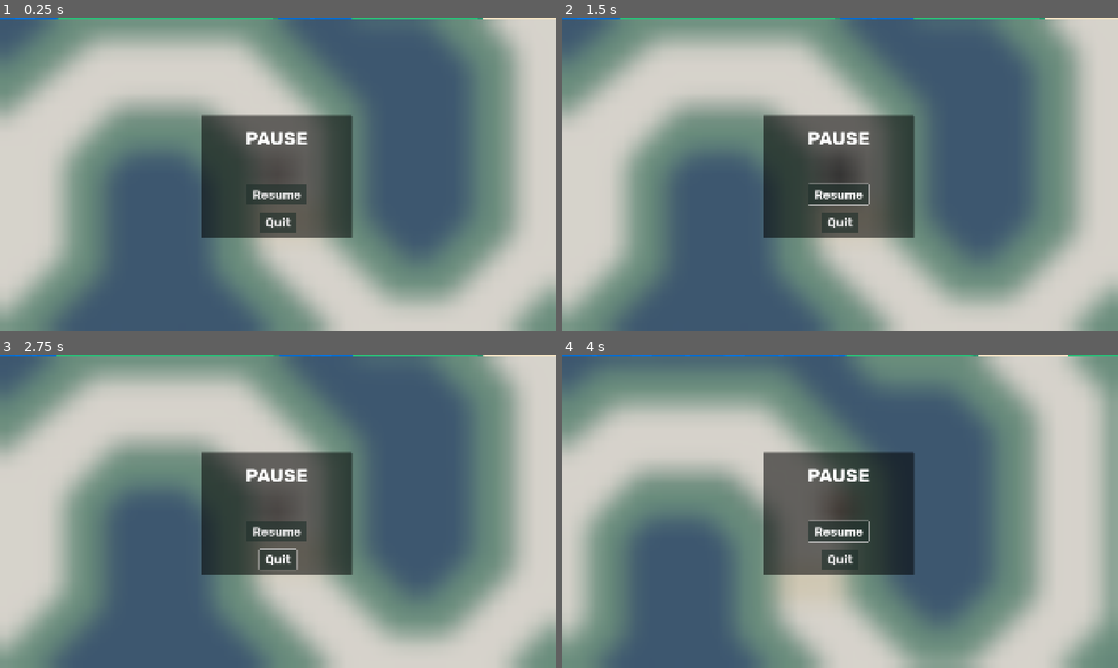
Above: before the commit, frames 1-4 (two rows, left to right).
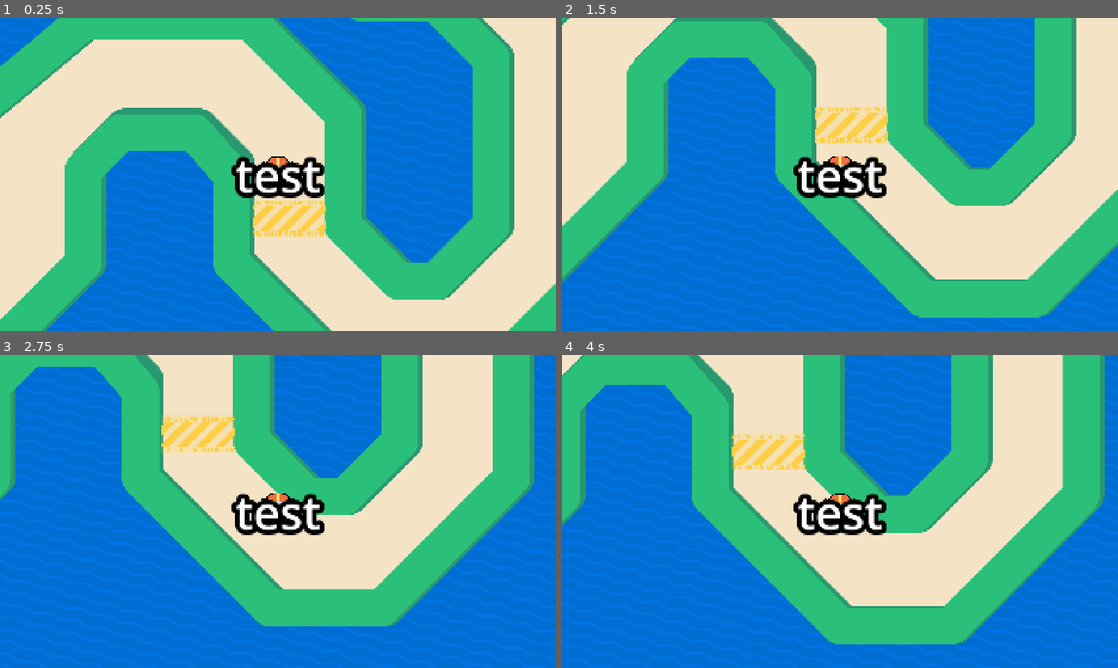
Above: after the commit, the same moments.

Repository: iListenToSludge/M9-Top-Down-Movement
Game: Godot game, scene res://game.tscn
The game is run twice, just before and just after one commit, with the same random seed, the same clock (stepped at 60 frames per second) and the same inputs.
Inputs (mouse positions are in pixels of both pictures, inside the frame that each line leads up to):
- Up to frame 1 (0.25 s): no input
- Up to frame 2 (1.5 s): click (840, 193) at 0.5 s, where only the run before the commit has a clickable "Resume"; tap Enter at 1.25 s; move the mouse to (962, 158) at 1.27 s; hold Right (move_right) from 1.28 s (still down); tap Z at 1.35 s; click (962, 158) at 1.42 s
- Up to frame 3 (2.75 s): tap Space at 1.52, 2.27 s; move the mouse to (166, 527) at 2.02 s; release Right (move_right) at 2.03 s; hold Down (move_down) from 2.03 s (still down); tap Z at 2.1 s; click (166, 527) at 2.17 s
- Up to frame 4 (4 s): move the mouse to (895, 442) at 2.77 s; release Down (move_down) at 2.78 s; hold Right (move_right) 2.78-3.53 s; tap Z at 2.85, 3.6 s; click (895, 442) at 2.92 s; move the mouse to (812, 574) at 3.52 s; hold Up (move_up) from 3.53 s (still down); click (812, 574) at 3.67 s; tap Space at 3.77 s

The runs differ from the first frame. In frame 1, 99% of the frame differs, in the area x 0-100%, y 0-100%; in frame 2, 100%; in frame 3, 100%; in frame 4, 100%.
Error after the commit: Parse Error: Could not find type "Runner" in the current scope. (res://game.gd:4)

Commit message:
finished m9 l12

Diff:
--- /dev/null
+++ b/assets/runner/bouncer.gd
@@ -0,0 +1,32 @@
+extends CharacterBody2D
+
+@export var max_speed := 600.0
+@export var acceleration := 1200.0
+@export var deceleration := 1080.0
+@onready var runner_visual: RunnerVisual = %RunnerVisualPurple
+@onready var dust: GPUParticles2D = %Dust
+
+func _physics_process(delta: float) -> void:
+	var direction := Input.get_vector("move_left", "move_right", "move_up", "move_down")
+	var has_input_direction := direction.length() > 0.0
+	if has_input_direction:
+		var desired_velocity := direction * max_speed
+		velocity = velocity.move_toward(desired_velocity, acceleration * delta)
+	else:
+		velocity = velocity.move_toward(Vector2.ZERO, deceleration * delta)
+
+	move_and_slide()
+
+	if direction.length() > 0.0:
+		runner_visual.angle = rotate_toward(runner_visual.angle, direction.orthogonal().angle(), 8.0 * delta)
+
+		var current_speed_percent := velocity.length() / max_speed
+		runner_visual.animation_name = (
+			RunnerVisual.Animations.WALK
+			if current_speed_percent < 0.8
+			else RunnerVisual.Animations.RUN
+		)
+		dust.emitting = true
+	else:
+		runner_visual.animation_name = RunnerVisual.Animations.IDLE
+		dust.emitting = false
--- /dev/null
+++ b/bouncer.tscn
@@ -0,0 +1,77 @@
+[gd_scene load_steps=14 format=3 uid="uid://b8pcidnvwyfnx"]
+
+[ext_resource type="Script" uid="uid://dvroxk1oq42wn" path="res://runner.gd" id="1_12ok7"]
+[ext_resource type="Texture2D" uid="uid://dbcmxo51msi8m" path="res://assets/runner/shadow.png" id="2_8aidq"]
+[ext_resource type="Texture2D" uid="uid://bkq3gfbp5fwqx" path="res://assets/circle_64x64.png" id="3_cpvk2"]
+[ext_resource type="PackedScene" uid="uid://hjn4sr1lgmmx" path="res://assets/runner/runner_visual_purple.tscn" id="4_8aidq"]
+[ext_resource type="Shader" uid="uid://bwhexggpo0snf" path="res://assets/character_contour.gdshader" id="5_w2htc"]
+
+[sub_resource type="CircleShape2D" id="CircleShape2D_f7b3c"]
+radius = 23.0
+
+[sub_resource type="Curve" id="Curve_vk5uk"]
+_data = [Vector2(0.010958895, 1), 0.0, 0.0, 0, 0, Vector2(0.79452056, 1), 0.0, 0.0, 0, 0, Vector2(1, 0), 0.0, 0.0, 0, 0]
+point_count = 3
+
+[sub_resource type="CurveTexture" id="CurveTexture_6v1ry"]
+curve = SubResource("Curve_vk5uk")
+
+[sub_resource type="Curve" id="Curve_iwbjd"]
+_data = [Vector2(0, 0), 0.0, 0.0, 0, 0, Vector2(1, 1), 0.0, 0.0, 0, 0]
+point_count = 2
+
+[sub_resource type="CurveTexture" id="CurveTexture_paush"]
+curve = SubResource("Curve_iwbjd")
+
+[sub_resource type="ParticleProcessMaterial" id="ParticleProcessMaterial_vhleq"]
+particle_flag_disable_z = true
+gravity = Vector3(0, -10, 0)
+scale_min = 0.5
+scale_max = 0.7
+scale_curve = SubResource("CurveTexture_paush")
+alpha_curve = SubResource("CurveTexture_6v1ry")
+
+[sub_resource type="ShaderMaterial" id="ShaderMaterial_44hxy"]
+shader = ExtResource("5_w2htc")
+shader_parameter/viewport_scale = Vector2(1, 1)
+shader_parameter/line_color = Color(0, 0, 0, 1)
+shader_parameter/line_thickness = 4.0
+
+[sub_resource type="ViewportTexture" id="ViewportTexture_vk5uk"]
+viewport_path = NodePath("SubViewport")
+
+[node name="Bouncer" type="CharacterBody2D"]
+motion_mode = 1
+script = ExtResource("1_12ok7")
+
+[node name="Sprite2D" type="Sprite2D" parent="."]
+modulate = Color(0, 0, 0, 0.15686275)
+position = Vector2(1, 34)
+scale = Vector2(0.45312497, 0.453125)
+texture = ExtResource("2_8aidq")
+
+[node name="CollisionShape2D" type="CollisionShape2D" parent="."]
+position = Vector2(0, 12)
+shape = SubResource("CircleShape2D_f7b3c")
+
+[node name="Camera2D" type="Camera2D" parent="."]
+
+[node name="Dust" type="GPUParticles2D" parent="."]
+unique_name_in_owner = true
+position = Vector2(0, 11)
+emitting = false
+texture = ExtResource("3_cpvk2")
+process_material = SubResource("ParticleProcessMaterial_vhleq")
+
+[node name="SubViewport" type="SubViewport" parent="."]
+transparent_bg = true
+size = Vector2i(124, 150)
+
+[node name="RunnerVisualPurple" parent="SubViewport" instance=ExtResource("4_8aidq")]
+unique_name_in_owner = true
+position = Vector2(62, 120)
+scale = Vector2(0.5, 0.5)
+
+[node name="Sprite2D2" type="Sprite2D" parent="."]
+material = SubResource("ShaderMaterial_44hxy")
+texture = SubResource("ViewportTexture_vk5uk")
--- a/pause_screen.gd
+++ b/pause_screen.gd
@@ -1,10 +1,26 @@
+@tool
 extends Control
 
+@export_range(0.1, 10.0, 0.01, "or_greater") var animation_duration := 2.3
+var tween: Tween
+var is_currently_opening := false
 
 @onready var blur_color_rect: ColorRect = %BlurColorRect
 @onready var ui_panel_container: PanelContainer = %UIPanelContainer
+@onready var resume_button: Button = %ResumeButton
+@onready var quit_button: Button = %QuitButton
+
 @export_range(0, 1.0) var menu_opened_amount := 0.0:
 	set = set_menu_opened_amount
+
+func _ready() -> void:
+	if Engine.is_editor_hint():
+		return
+
+	menu_opened_amount = 0.0
+
+	resume_button.pressed.connect(toggle)
+	quit_button.pressed.connect(get_tree().quit)
 
 func set_menu_opened_amount(amount: float) -> void:
 	menu_opened_amount = amount
@@ -14,3 +30,27 @@
 	blur_color_rect.material.set_shader_parameter("blur_amount", lerp(0.0, 1.5, amount))
 	blur_color_rect.material.set_shader_parameter("saturation", lerp(1.0, 0.3, amount))
 	ui_panel_container.modulate.a = amount
+
+func toggle() -> void:
+	# Switch the flag to the opposite value
+	is_currently_opening = not is_currently_opening
+
+	var duration := animation_duration
+	# If there's a tween, and it is animating, we want to kill it.
+	# This stops the previous animation.
+	if tween != null:
+		if not is_currently_opening:
+
+			duration = tween.get_total_elapsed_time()
+		tween.kill()
+
+	tween = create_tween()
+	tween.set_ease(Tween.EASE_OUT)
+	tween.set_trans(Tween.TRANS_QUART)
+
+	var target_amount := 1.0 if is_currently_opening else 0.0
+	tween.tween_property(self, "menu_opened_amount", target_amount, duration)
+
+func _input(event: InputEvent) -> void:
+	if event.is_action_pressed("ui_cancel"):
+		toggle()
--- a/pause_screen.tscn
+++ b/pause_screen.tscn
@@ -51,6 +51,7 @@
 script = ExtResource("2_rbgr5")
 
 [node name="BlurColorRect" type="ColorRect" parent="."]
+unique_name_in_owner = true
 material = SubResource("ShaderMaterial_vef74")
 layout_mode = 1
 anchors_preset = 15
@@ -62,6 +63,7 @@
 grow_vertical = 2
 
 [node name="UIPanelContainer" type="PanelContainer" parent="."]
+unique_name_in_owner = true
 layout_mode = 1
 anchors_preset = 8
 anchor_left = 0.5
@@ -93,11 +95,13 @@
 layout_mode = 2
 
 [node name="ResumeButton" type="Button" parent="UIPanelContainer/VBoxContainer/CenterContainer/VBoxContainer"]
+unique_name_in_owner = true
 layout_mode = 2
 size_flags_horizontal = 4
 text = "Resume"
 
 [node name="QuitButton" type="Button" parent="UIPanelContainer/VBoxContainer/CenterContainer/VBoxContainer/ResumeButton"]
+unique_name_in_owner = true
 layout_mode = 0
 offset_left = 44.0
 offset_top = 96.0
--- a/runner.gd
+++ b/runner.gd
@@ -1,53 +1,34 @@
-class_name Runner
 extends CharacterBody2D
-signal walked_to
 
+## The top speed that the runner can achieve
+@export var max_speed := 600.0
+## How much speed is added per second when the player presses a movement key
+@export var acceleration := 1200.0
 
-@onready var _runner_visual: RunnerVisual = %RunnerVisualRed
-@onready var dust: GPUParticles2D = %Dust
-
-@export var max_speed := 600.0
-@export var acceleration := 1200.0
-@export var deceleration := 1080.0
-
-
-func walk_to(destination_global_position: Vector2) -> void:
-	var direction := global_position.direction_to(destination_global_position)
-	_runner_visual.angle = direction.orthogonal().angle()
-	_runner_visual.animation_name = RunnerVisual.Animations.WALK
-	dust.emitting = true
-	var distance := global_position.distance_to(destination_global_position)
-	var _duration :=  distance / (max_speed * 0.2)
-	var tween := create_tween()
-	tween.tween_property(self, "global_position", destination_global_position, _duration)
-	tween.finished.connect(func():
-		_runner_visual.animation_name = RunnerVisual.Animations.IDLE
-		dust.emitting = false
-		walked_to.emit()
-	)
+@onready var _dust: GPUParticles2D = %Dust
+@onready var runner_visual_purple: RunnerVisual = %RunnerVisualPurple
 
 func _physics_process(delta: float) -> void:
-	var direction := Input.get_vector("move_left", "move_right", "move_up", "move_down")
-	var has_input_direction := direction.length() > 0.0
-	if has_input_direction:
-		var desired_velocity := direction * max_speed
-		velocity = velocity.move_toward(desired_velocity, acceleration * delta)
-	else:
-		velocity = velocity.move_toward(Vector2.ZERO, deceleration * delta)
+	var direction := global_position.direction_to(get_global_mouse_position())
+	var distance := global_position.distance_to(get_global_mouse_position())
+	var speed := max_speed if distance > 100 else max_speed * distance / 100
 
+	var desired_velocity := direction * speed
+
+	velocity = velocity.move_toward(desired_velocity, acceleration * delta)
 	move_and_slide()
 
-	if direction.length() > 0.0:
-		_runner_visual.angle = rotate_toward(_runner_visual.angle, direction.orthogonal().angle(), 8.0 * delta)
-		var _current_speed_percent := velocity.length() / max_speed
-		_runner_visual.animation_name = (
+	if velocity.length() > 10.0:
+		runner_visual_purple.angle = rotate_toward(runner_visual_purple.angle, direction.orthogonal().angle(), 8.0 * delta)
+
+		var current_speed_percent := velocity.length() / max_speed
+		runner_visual_purple.animation_name = (
 			RunnerVisual.Animations.WALK
-			if _current_speed_percent < 0.8
+			if current_speed_percent < 0.8
 			else RunnerVisual.Animations.RUN
+		)
 
-		)
-		dust.emitting = true
-
+		_dust.emitting = true
 	else:
-		_runner_visual.animation_name = RunnerVisual.Animations.IDLE
-		dust.emitting = false
+		runner_visual_purple.animation_name = RunnerVisual.Animations.IDLE
+		_dust.emitting = false
Not shown, added: assets/runner/bouncer.gd.uid
